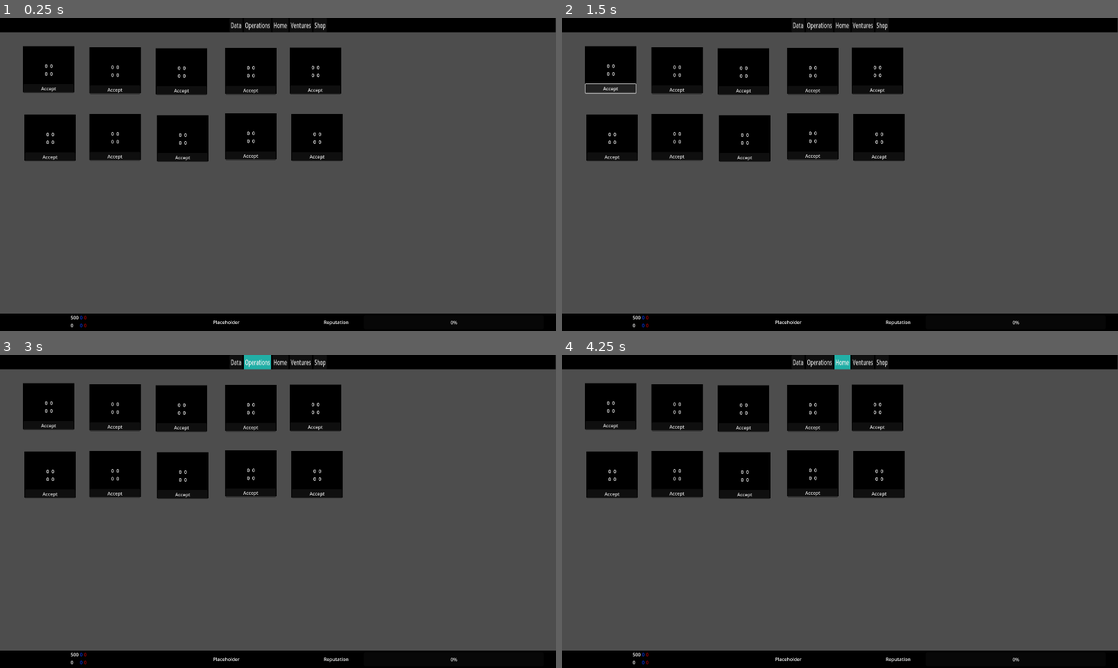
Above: before the commit, frames 1-4 (two rows, left to right).
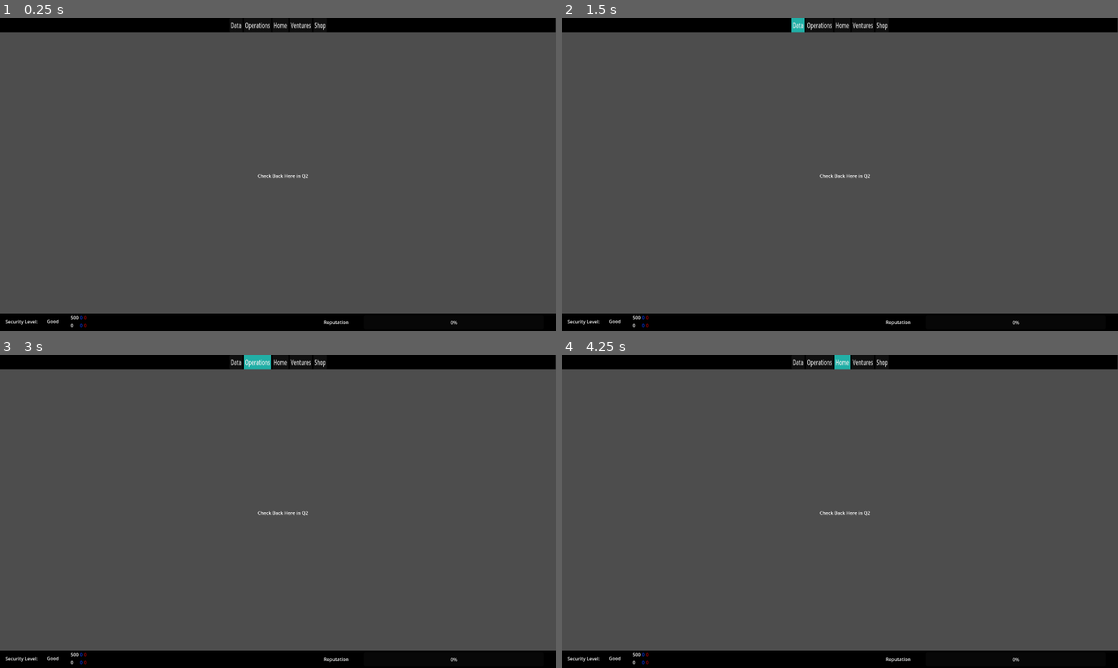
Above: after the commit, the same moments.

Repository: worrall1/PrivacyGame
Game: Godot game, scene res://Data.tscn
Two runs of this game, one before a commit and one after it. Both use one fixed random seed, a clock stepped at 60 frames per second and the inputs below. The project has no main scene, so this scene is started directly.
Inputs:
- Up to frame 1 (0.25 s): no input
- Up to frame 2 (1.5 s): click "Data" at 0.5 s; click "Accept" (after the commit: "Data") at 1.25 s
- Up to frame 3 (3 s): click "Accept" (after the commit: "Data") at 2 s; click "Operations" at 2.75 s
- Up to frame 4 (4.25 s): click "Home" at 3.5 s

The runs differ from the first frame. In frame 1, 14% of the frame differs, in the area x 1-62%, y 8-98%; in frame 2, 14%, in the area x 1-62%, y 0-98%; in frame 3, 14%; in frame 4, 14%.
Error before the commit: Invalid assignment of property or key 'text' with value of type 'String' on a base object of type 'null instance'. (res://BottomBar.gd:17)

Commit message:
Data Screen Complete
Very Messy as I could not make arrays for values as they are not the same type

Diff:
--- a/BottomBar.gd
+++ b/BottomBar.gd
@@ -14,5 +14,5 @@
 	get_node("HBoxContainer/VBoxContainer2/BDPS").text = str(Globals.bdps)
 	get_node("HBoxContainer/VBoxContainer3/RedData").text = str(Globals.redData)
 	get_node("HBoxContainer/VBoxContainer3/RDPS").text = str(Globals.rdps)
-	get_node("HBoxContainer/VBoxContainer3/SecurityLevel").text = str(Globals.securityLevel)
+	get_node("SecurityLevel").text = str(Globals.securityLevel)
 	pass
--- a/BottomBar.tscn
+++ b/BottomBar.tscn
@@ -67,7 +67,7 @@
 offset_right = 1878.0
 offset_bottom = 54.0
 
-[node name="Label" type="Label" parent="."]
+[node name="ReputationLabel" type="Label" parent="."]
 layout_mode = 0
 offset_left = 1118.0
 offset_top = 18.0
@@ -77,8 +77,15 @@
 
 [node name="SecurityLevel" type="Label" parent="."]
 layout_mode = 0
-offset_left = 736.0
-offset_top = 18.0
-offset_right = 828.0
-offset_bottom = 44.0
-text = "Placeholder"
+offset_left = 162.0
+offset_top = 15.0
+offset_right = 202.0
+offset_bottom = 38.0
+
+[node name="SecurityLabel" type="Label" parent="."]
+layout_mode = 0
+offset_left = 19.0
+offset_top = 16.0
+offset_right = 131.0
+offset_bottom = 42.0
+text = "Security Level:"
--- a/Data.tscn
+++ b/Data.tscn
@@ -74,3 +74,10 @@
 offset_top = 331.0
 offset_right = 486.0
 offset_bottom = 490.0
+
+[node name="Label" type="Label" parent="."]
+offset_left = 890.0
+offset_top = 533.0
+offset_right = 1064.0
+offset_bottom = 559.0
+text = "Check Back Here in Q2"
--- a/DataOffer.gd
+++ b/DataOffer.gd
@@ -6,6 +6,7 @@
 var money = 0
 var rep = 0
 var label = ""
+var number = 0
 
 # Called when the node enters the scene tree for the first time.
 func _ready():
@@ -22,13 +23,40 @@
 	pass
 
 func _on_button_pressed():
-	Globals.blueData -= blueData
-	Globals.redData -= redData
-	Globals.money -= money
-	Globals.reputation -= rep
+	if((Globals.blueData > blueData) && (Globals.redData > redData) && (Globals.money > money) && (Globals.rep > rep)):
+		Globals.blueData -= blueData
+		Globals.redData -= redData
+		Globals.money -= money
+		Globals.reputation -= rep
+		if(number == 1):
+			DataOfferRepo.taken1 = true
+		elif(number == 2):
+			DataOfferRepo.taken2 = true
+		elif(number == 3):
+			DataOfferRepo.taken3 = true
+		elif(number == 4):
+			DataOfferRepo.taken4 = true
+		elif(number == 5):
+			DataOfferRepo.taken5 = true
+		elif(number == 6):
+			DataOfferRepo.taken6 = true
+		elif(number == 7):
+			DataOfferRepo.taken7 = true
+		elif(number == 8):
+			DataOfferRepo.taken8 = true
+		elif(number == 9):
+			DataOfferRepo.taken9 = true
+		elif(number == 10):
+			DataOfferRepo.taken10 = true
+
 	pass # Replace with function body.
 
-func set_values(newTitle, newBlueData, newRedData, newMoney, newRep, newLabel):
+func set_values(newTitle, newBlueData, newRedData, newMoney, newRep, newLabel, taken, newNumber):
+	if (taken == true):
+		visible = false
+	else:
+		visible = true
+	number = newNumber
 	title = newTitle
 	blueData = newBlueData
 	redData = newRedData
@@ -37,8 +65,8 @@
 	label = newLabel
 	get_node("VBoxContainer/Title").text = title
 	get_node("VBoxContainer/Label").text = label
-	get_node("VBoxContainer/HBoxContainer/VBoxContainer/RedDataCost").text = redData
-	get_node("VBoxContainer/HBoxContainer/VBoxContainer/BlueDataCost").text = blueData
-	get_node("VBoxContainer/HBoxContainer/VBoxContainer/Money").text = money
-	get_node("VBoxContainer/HBoxContainer/VBoxContainer/Rep").text = rep
+	get_node("VBoxContainer/HBoxContainer/VBoxContainer/RedDataCost").text = str(redData)
+	get_node("VBoxContainer/HBoxContainer/VBoxContainer/BlueDataCost").text = str(blueData)
+	get_node("VBoxContainer/HBoxContainer/VBoxContainer2/Money").text = str(money)
+	get_node("VBoxContainer/HBoxContainer/VBoxContainer2/Rep").text = str(rep)
 	pass
--- a/DataOfferRepo.gd
+++ b/DataOfferRepo.gd
@@ -2,91 +2,91 @@
 
 #cannot make an offer struct so I'm doing it in the horrendously inefficient and annoying way but it's in it's own script so you never have to look at it.
 
-var taken1
-var title1
-var blueData1
-var redData1
-var money1
-var rep1
-var label1
+var taken1 = true
+var title1 = ""
+var blueData1 = 0
+var redData1 = 0
+var money1 = 0
+var rep1 = 0
+var label1 = ""
 
 #offer2
-var taken2
-var title2
-var blueData2
-var redData2
-var money2
-var rep2
-var label2
+var taken2 = true
+var title2 = ""
+var blueData2 = 0
+var redData2 = 0
+var money2 = 0
+var rep2 = 0
+var label2 = ""
 
 #offer3
-var taken3
-var title3
-var blueData3
-var redData3
-var money3
-var rep3
-var label3
+var taken3 = true
+var title3 = ""
+var blueData3 = 0
+var redData3 = 0
+var money3 = 0
+var rep3 = 0
+var label3 = ""
 
 #offer4
-var taken4
-var title4
-var blueData4
-var redData4
-var money4
-var rep4
-var label4
+var taken4 = true
+var title4 = ""
+var blueData4 = 0
+var redData4 = 0
+var money4 = 0
+var rep4 = 0
+var label4 = ""
 
 #offer5
-var taken5
-var title5
-var blueData5
-var redData5
-var money5
-var rep5
-var label5
+var taken5 = true
+var title5 = ""
+var blueData5 = 0
+var redData5 = 0
+var money5 = 0
+var rep5 = 0
+var label5 = ""
 
 #offer6
-var taken6
-var title6
-var blueData6
-var redData6
-var money6
-var rep6
-var label6
+var taken6 = true
+var title6 = ""
+var blueData6 = 0
+var redData6 = 0
+var money6 = 0
+var rep6 = 0
+var label6 = ""
 
 #offer7
-var taken7
-var title7
-var blueData7
-var redData7
-var money7
-var rep7
-var label7
+var taken7 = true
+var title7 = ""
+var blueData7 = 0
+var redData7 = 0
+var money7 = 0
+var rep7 = 0
+var label7 = ""
 
 #offer8
-var taken8
-var title8
-var blueData8
-var redData8
-var money8
-var rep8
-var label8
+var taken8 = true
+var title8 = ""
+var blueData8 = 0
+var redData8 = 0
+var money8 = 0
+var rep8 = 0
+var label8 = ""
 
 #offer9
-var taken9
-var title9
-var blueData9
-var redData9
-var money9
-var rep9
-var label9
+var taken9 = true
+var title9 = ""
+var blueData9 = 0
+var redData9 = 0
+var money9 = 0
+var rep9 = 0
+var label9 = ""
 
 #offer10
-var taken10
-var title10
-var blueData10
-var redData10
-var money10
-var rep10
-var label10
+var taken10 = true
+var title10 = ""
+var blueData10 = 0
+var redData10 = 0
+var money10 = 0
+var rep10 = 0
+var label10 = ""
--- a/DataScreen.gd
+++ b/DataScreen.gd
@@ -3,12 +3,24 @@
 
 # Called when the node enters the scene tree for the first time.
 func _ready():
-	#var node = get_node("NinePatchRect")
-	#var script = node.get_script()
-	#script.setValues("node", 1, 1, 1, 1, "Node")
+	get_node("NinePatchRect").set_values(DataOfferRepo.title1, DataOfferRepo.blueData1, DataOfferRepo.redData1, DataOfferRepo.money1, DataOfferRepo.rep1, DataOfferRepo.label1, DataOfferRepo.taken1, 1)
+	get_node("NinePatchRect2").set_values(DataOfferRepo.title2, DataOfferRepo.blueData2, DataOfferRepo.redData2, DataOfferRepo.money2, DataOfferRepo.rep2, DataOfferRepo.label2, DataOfferRepo.taken2, 2)
+	get_node("NinePatchRect3").set_values(DataOfferRepo.title3, DataOfferRepo.blueData3, DataOfferRepo.redData3, DataOfferRepo.money3, DataOfferRepo.rep3, DataOfferRepo.label3, DataOfferRepo.taken3, 3)
+	get_node("NinePatchRect4").set_values(DataOfferRepo.title4, DataOfferRepo.blueData4, DataOfferRepo.redData4, DataOfferRepo.money4, DataOfferRepo.rep4, DataOfferRepo.label4, DataOfferRepo.taken4, 4)
+	get_node("NinePatchRect5").set_values(DataOfferRepo.title5, DataOfferRepo.blueData5, DataOfferRepo.redData5, DataOfferRepo.money5, DataOfferRepo.rep5, DataOfferRepo.label5, DataOfferRepo.taken5, 5)
+	get_node("NinePatchRect6").set_values(DataOfferRepo.title6, DataOfferRepo.blueData6, DataOfferRepo.redData6, DataOfferRepo.money6, DataOfferRepo.rep6, DataOfferRepo.label6, DataOfferRepo.taken6, 6)
+	get_node("NinePatchRect7").set_values(DataOfferRepo.title7, DataOfferRepo.blueData7, DataOfferRepo.redData7, DataOfferRepo.money7, DataOfferRepo.rep7, DataOfferRepo.label7, DataOfferRepo.taken7, 7)
+	get_node("NinePatchRect8").set_values(DataOfferRepo.title8, DataOfferRepo.blueData8, DataOfferRepo.redData8, DataOfferRepo.money8, DataOfferRepo.rep8, DataOfferRepo.label8, DataOfferRepo.taken8, 8)
+	get_node("NinePatchRect9").set_values(DataOfferRepo.title9, DataOfferRepo.blueData9, DataOfferRepo.redData9, DataOfferRepo.money9, DataOfferRepo.rep9, DataOfferRepo.label9, DataOfferRepo.taken9, 9)
+	get_node("NinePatchRect10").set_values(DataOfferRepo.title10, DataOfferRepo.blueData10, DataOfferRepo.redData10, DataOfferRepo.money10, DataOfferRepo.rep10, DataOfferRepo.label10, DataOfferRepo.taken10, 10)
+	if (Globals.quarter < 2):
+		get_node("Label").visible = true
+	else:
+		get_node("Label").visible = false
 	pass # Replace with function body.
 
 
 # Called every frame. 'delta' is the elapsed time since the previous frame.
 func _process(delta):
+	Globals.time += 1
 	pass
--- a/Globals.gd
+++ b/Globals.gd
@@ -13,6 +13,8 @@
 var securityFreq = 0
 var breachProb = 0.1
 var securityLevel = "Good"
+var quarter = 0 #how long the game has been going
+var time = 0 #how long since the start of this quarter
 
 
 # Called when the node enters the scene tree for the first time.
--- a/project.godot
+++ b/project.godot
@@ -17,6 +17,7 @@
 [autoload]
 
 Globals="*res://Globals.gd"
+DataOfferRepo="*res://DataOfferRepo.gd"
 
 [display]
 
